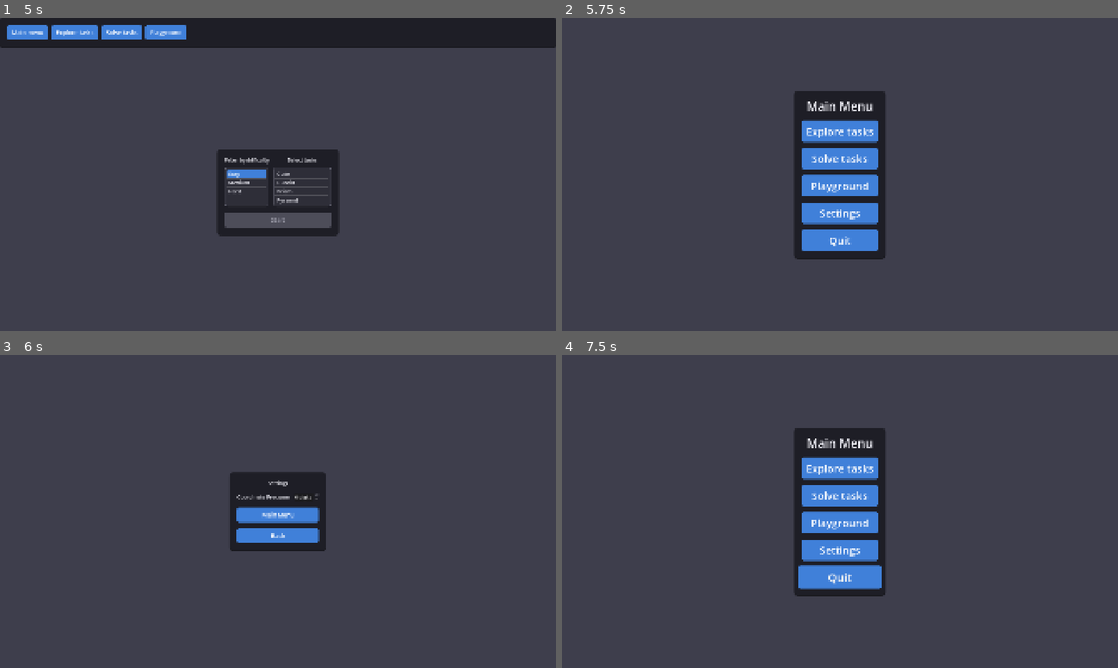
Above: before the commit, frames 1-4 (two rows, left to right).
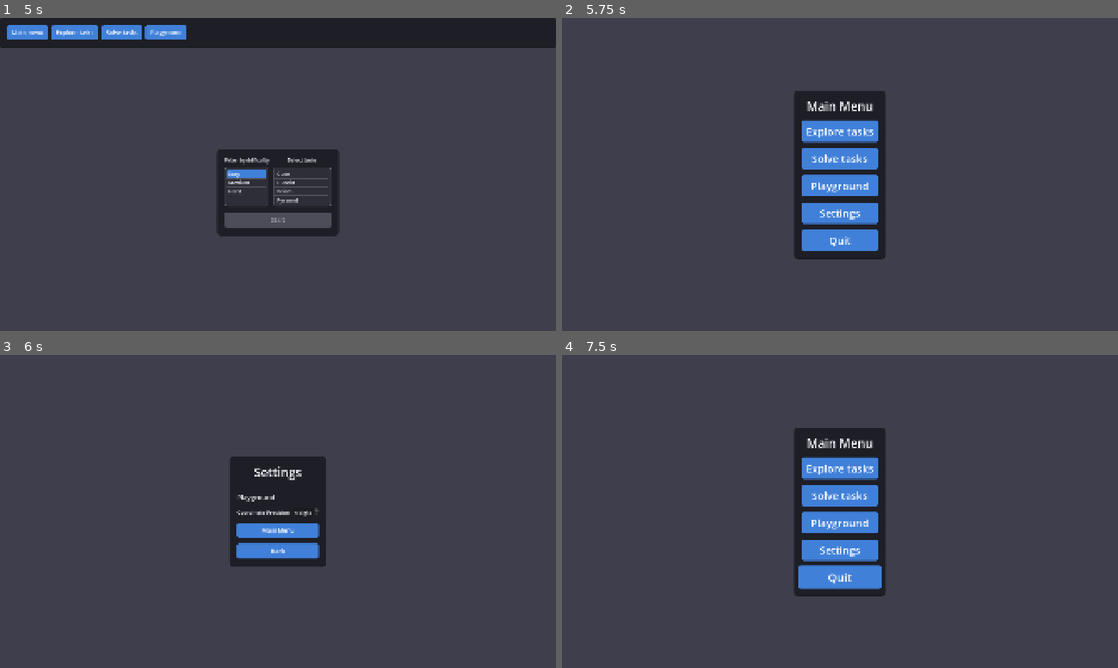
Above: after the commit, the same moments.

Repository: Paraross/geo-app
Game: Godot game, scene res://scenes/main.tscn
Same seed, same stepped clock (60 frames per second), same inputs: the game is played once before the commit and once after it.
Inputs (mouse positions are in pixels of both pictures, inside the frame that each line leads up to):
- Up to frame 1 (5 s): click "Playground" at 0.5 s; click "Add new vertex" at 1.25 s; click "Add new vertex" at 2 s; click "Explore tasks" at 2.75 s; click (33, 64) at 3.52 s; type "12" at 3.6 s; click "Solve tasks" at 4.25 s
- Up to frame 2 (5.75 s): click "Main menu" at 5 s
- Up to frame 3 (6 s): click "Settings" at 5.75 s
- Up to frame 4 (7.5 s): click "Main Menu" at 6.5 s; tap Enter at 7.25 s; move the mouse to (962, 495) at 7.27 s; hold Up (ui_up) from 7.28 s (still down); hold S (camera_down) from 7.28 s (still down)

Frames 1-2 are identical in both runs. In frame 3, 3.7% of the frame differs, in the area x 41-59%, y 32-68%; in frame 4, nothing differs.

Commit message:
Do stuff in settings screen

Diff:
--- a/scenes/main.tscn
+++ b/scenes/main.tscn
@@ -82,6 +82,7 @@
 grow_horizontal = 2
 grow_vertical = 2
 focus_mode = 1
+theme_type_variation = &"MainMenuLabel"
 script = ExtResource("4_o6xl0")
 
 [node name="CenterContainer" type="CenterContainer" parent="SettingsScreen"]
@@ -100,12 +101,16 @@
 
 [node name="Label" type="Label" parent="SettingsScreen/CenterContainer/PanelContainer/VBoxContainer"]
 layout_mode = 2
+theme_type_variation = &"MainMenuLabel"
 text = "Settings"
 horizontal_alignment = 1
 
 [node name="Grid" type="GridContainer" parent="SettingsScreen/CenterContainer/PanelContainer/VBoxContainer"]
 layout_mode = 2
 columns = 2
+
+[node name="SettingsContainer" type="VBoxContainer" parent="SettingsScreen/CenterContainer/PanelContainer/VBoxContainer"]
+layout_mode = 2
 
 [node name="MainMenuButton" type="Button" parent="SettingsScreen/CenterContainer/PanelContainer/VBoxContainer"]
 layout_mode = 2
--- a/scripts/classes/int_setting.gd
+++ b/scripts/classes/int_setting.gd
@@ -8,12 +8,12 @@
 var suffix: String
 
 
-func _init(val: int, min_val: int, max_val: int, prefix: String = "", suffix: String = "") -> void:
+func _init(category1: String, val: int, min_val: int, max_val: int, prefix: String = "", suffix: String = "") -> void:
 	min_value = min_val
 	max_value = max_val
 	self.prefix = prefix
 	self.suffix = suffix
-	super._init(val)
+	super._init(category1, val)
 
 
 func set_value(val: Variant) -> void:
--- a/scripts/classes/setting.gd
+++ b/scripts/classes/setting.gd
@@ -1,12 +1,14 @@
 class_name Setting
 extends RefCounted
 
+var category: String
 var value: Variant
 var original_value: Variant
 var changed: bool
 
 
-func _init(val: Variant) -> void:
+func _init(category: String, val: Variant) -> void:
+	self.category = category
 	value = val
 	original_value = val
 	changed = false
--- a/scripts/global/settings.gd
+++ b/scripts/global/settings.gd
@@ -6,7 +6,7 @@
 const COORDINATE_PRECISION: String = "coordinate_precision"
 
 var settings: Dictionary[String, Setting] = {
-	COORDINATE_PRECISION: IntSetting.new(0, 0, 6, "", "digits"),
+	COORDINATE_PRECISION: IntSetting.new("Playground", 0, 0, 6, "", "digits"),
 }
 
 var coordinate_precision: int:
--- a/scripts/screens/settings_screen.gd
+++ b/scripts/screens/settings_screen.gd
@@ -6,6 +6,7 @@
 var return_to_main_menu: bool
 
 @onready var settings_grid: GridContainer = $CenterContainer/PanelContainer/VBoxContainer/Grid
+@onready var settings_container: VBoxContainer = $CenterContainer/PanelContainer/VBoxContainer/SettingsContainer
 
 @onready var confirm_popup: PopupPanel = $ConfirmPopup
 @onready var button_hbox: HBoxContainer = confirm_popup.get_node("VBox/ButtonHBox")
@@ -21,15 +22,30 @@
 
 
 func fill_settings_grid() -> void:
-	Global.clear_grid(settings_grid)
+	for child in settings_container.get_children():
+		child.queue_free()
+
+	var category_containers: Dictionary[String, Container] = {}
+
 	for setting_name in Settings.settings:
 		var setting := Settings.settings[setting_name]
+		var category_container: Container = category_containers.get(setting.category)
+
+		if category_container == null:
+			var category_label := Label.new()
+			category_label.text = setting.category
+			category_label.theme_type_variation = "BigLabel"
+			settings_container.add_child(category_label)
+
+			var new_category_container := GridContainer.new()
+			new_category_container.columns = 2
+			settings_container.add_child(new_category_container)
+			category_container = new_category_container
 
 		var label := Label.new()
 		label.text = setting_name.capitalize()
-		settings_grid.add_child(label)
-
-		settings_grid.add_child(setting.ui_element())
+		category_container.add_child(label)
+		category_container.add_child(setting.ui_element())
 
 
 func settings_changed() -> bool:
